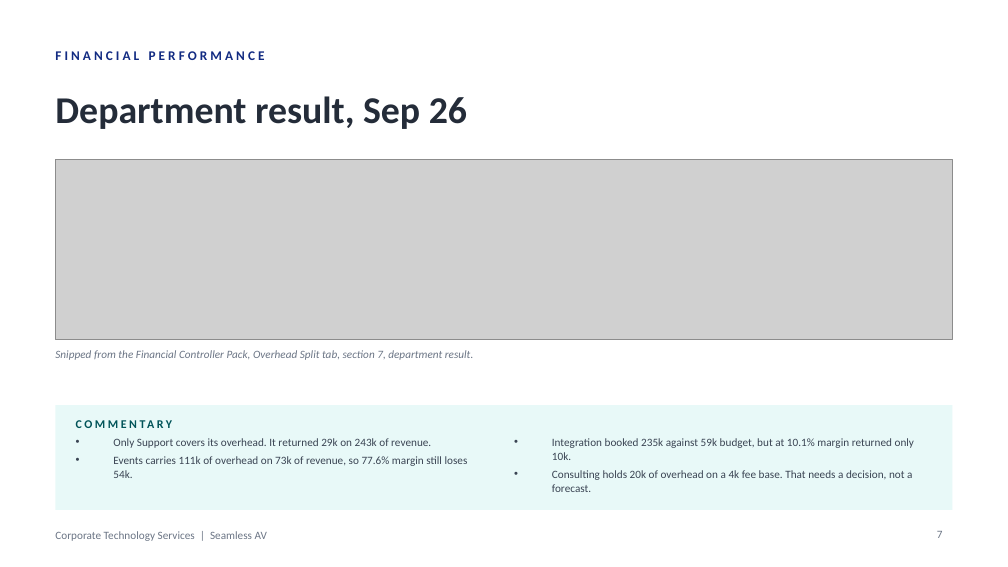
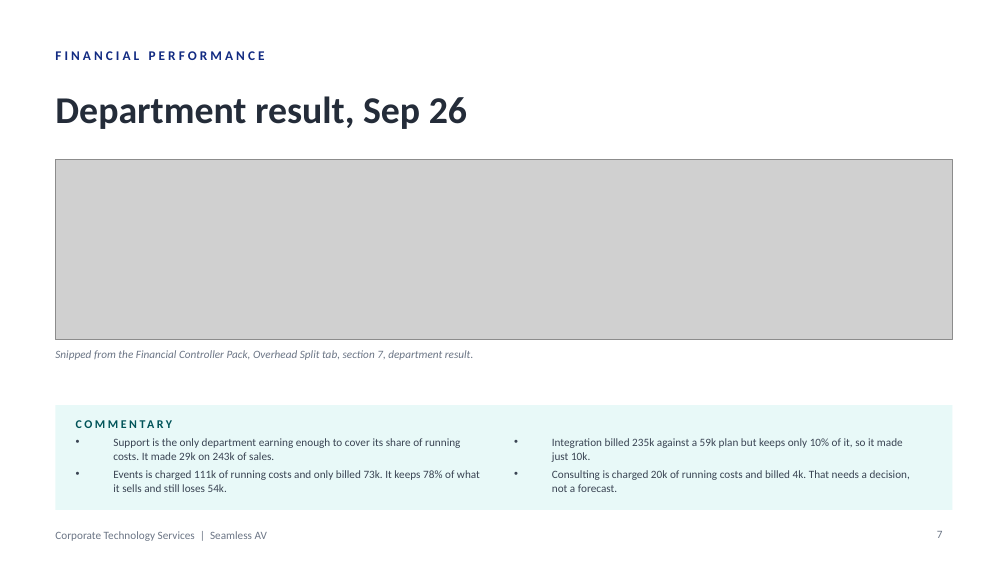
Before and after one commit to WesleyNelson-O33/Claude, a slide deck: slide 7 of deck/CTS Monthly Business Review - September 2026.pptx. Drawn at 1008x567 pixels with LibreOffice and Linux fonts; fonts in the diff are those of the drawing; grey boxes stand for pictures. Boxes give left, top, right and bottom in pixels: in the first picture for what was removed or moved away, otherwise in the second. Text is boxed around its words. In the diff, an @@ line names an element or a change of style, - is before the commit and + after.

```diff
--- a/deck/CTS Monthly Business Review - September 2026.pptx
+++ b/deck/CTS Monthly Business Review - September 2026.pptx
@@ text at [113,438,480,492]: text changed @@
-• Only Support covers its overhead. It returned 29k on 243k of revenue.
-• Events carries 111k of overhead on 73k of revenue, so 77.6% margin still loses 54k.
+• Support is the only department earning enough to cover its share of running costs. It made 29k on 243k of sales.
+• Events is charged 111k of running costs and only billed 73k. It keeps 78% of what it sells and still loses 54k.
@@ text at [552,438,910,492]: text changed @@
-• Integration booked 235k against 59k budget, but at 10.1% margin returned only 10k.
-• Consulting holds 20k of overhead on a 4k fee base. That needs a decision, not a forecast.
+• Integration billed 235k against a 59k plan but keeps only 10% of it, so it made just 10k.
+• Consulting is charged 20k of running costs and billed 4k. That needs a decision, not a forecast.
```
Also in this commit, not shown: 8 other slides changed, 1 other file.
